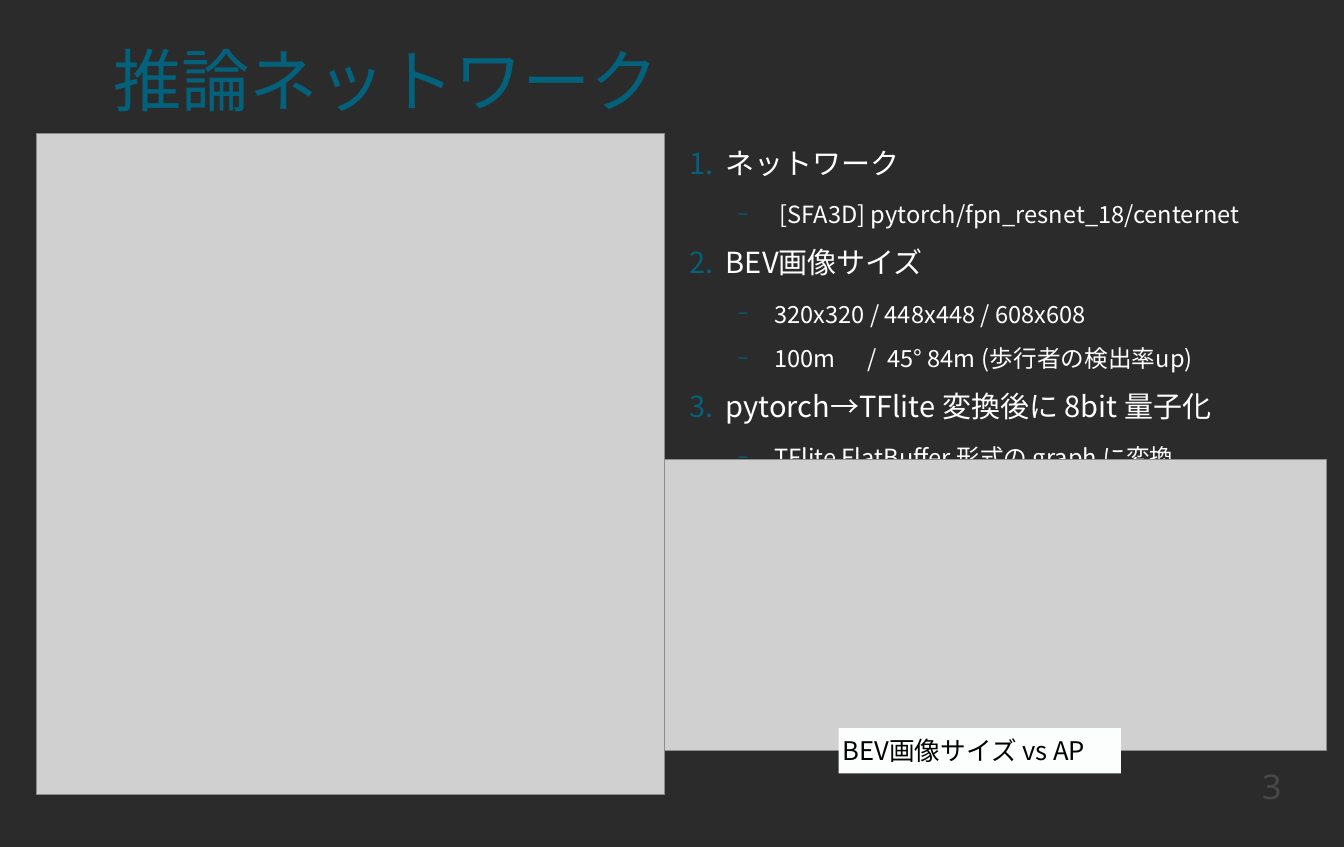
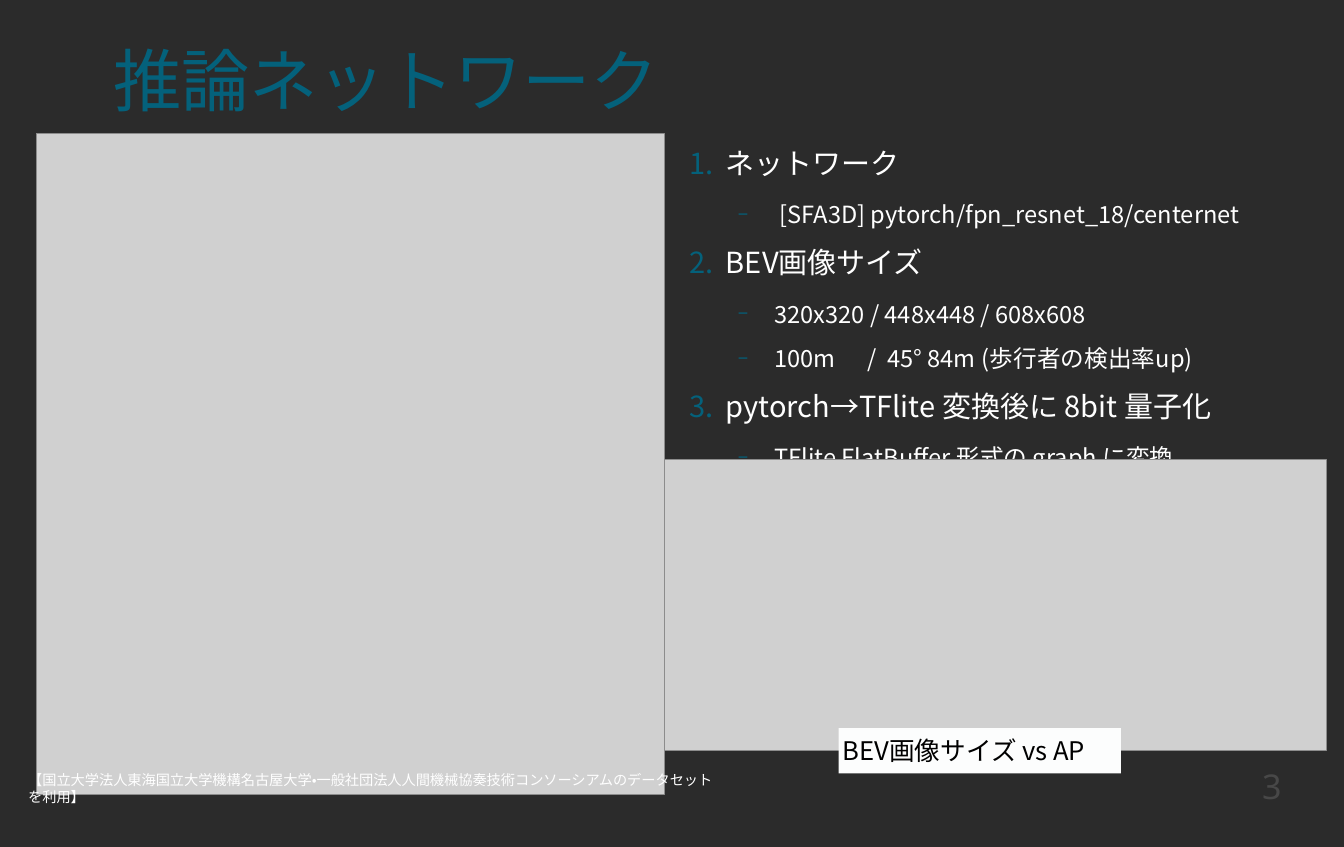
Before and after one commit to shin-yamashita/6th-AI-Edge-Contest, a slide deck: slide 3 of doc/docs/6th-presen.odp. Drawn at 1344x847 pixels with LibreOffice and Linux fonts; fonts in the diff are those of the drawing; grey boxes stand for pictures; background and template pictures are left out; a plain dark background stands for a picture behind light text. Boxes give left, top, right and bottom in pixels: in the first picture for what was removed or moved away, otherwise in the second. Text is boxed around its words. In the diff, an @@ line names an element or a change of style, - is before the commit and + after.

```diff
--- a/doc/docs/6th-presen.odp
+++ b/doc/docs/6th-presen.odp
@@ text added at (28,771,712,807), 10 pt, text #FFFFFF @@
+【国立大学法人東海国立大学機構名古屋大学・一般社団法人人間機械協奏技術コンソーシアムのデータセットを利用】
```
Also in this commit, not shown: 1 other slide changed, 1 slide added, 1 slide removed, 2 other files.
